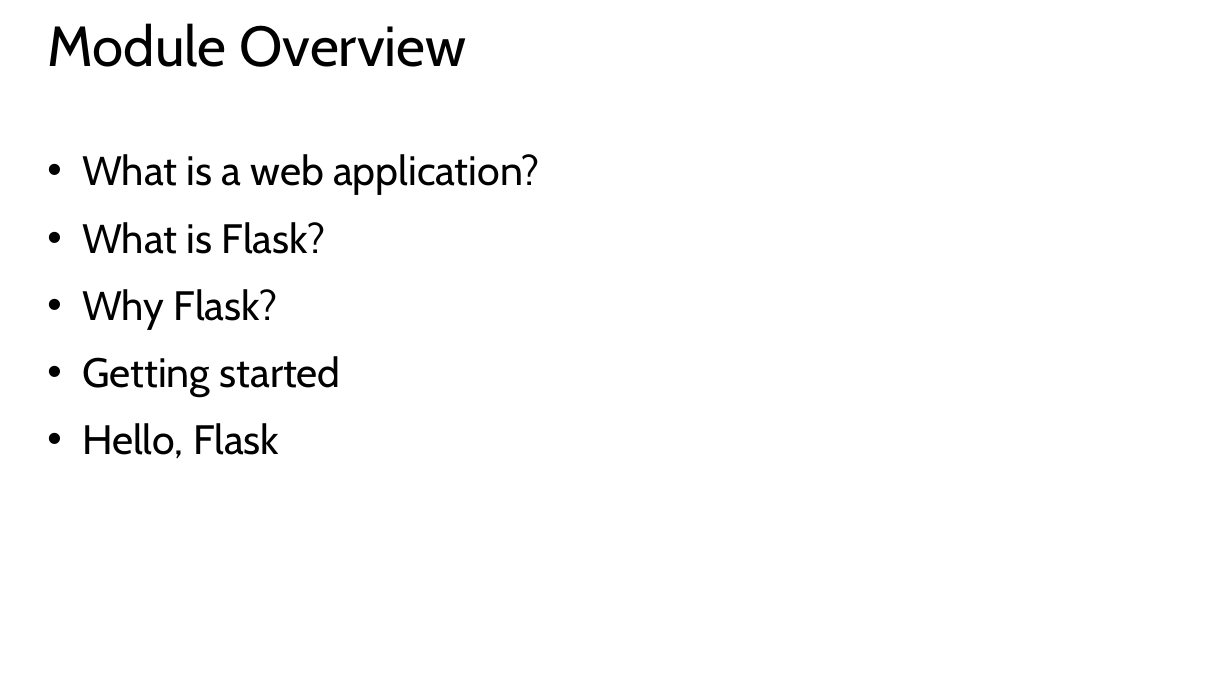
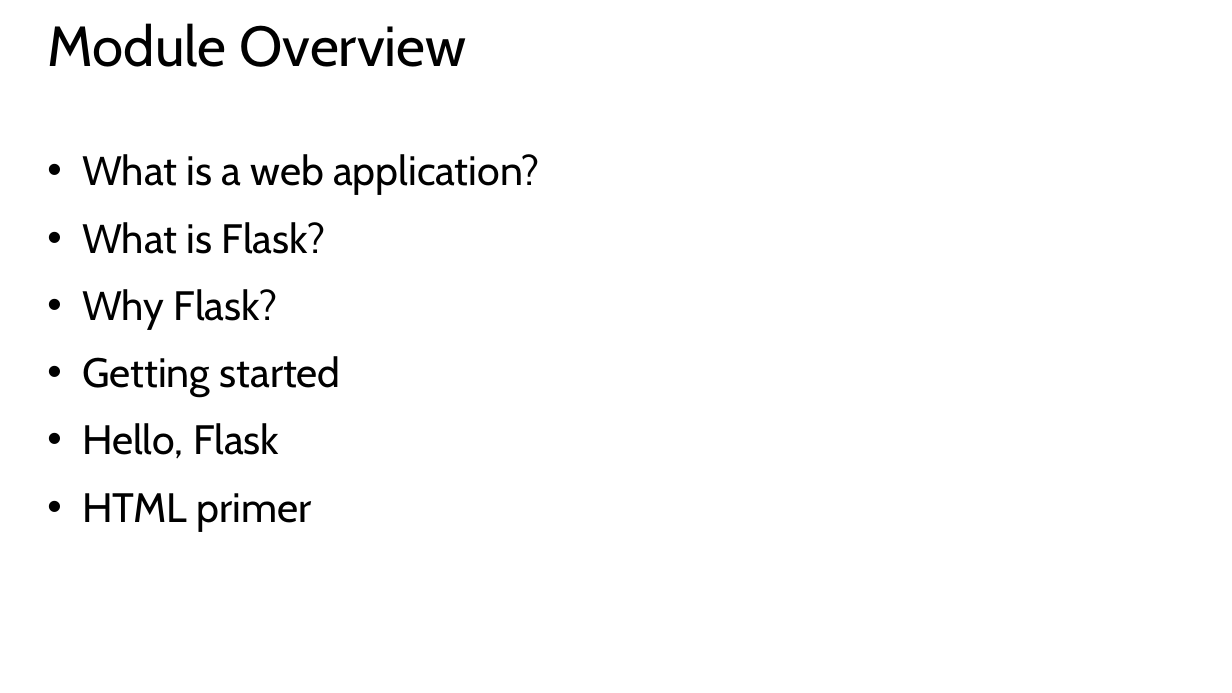
Before and after one commit to GeekTrainer/Flask, a slide deck: slide 8 of Slides/Module 1 - Introduction to Flask.pptx. Drawn at 1232x693 pixels with LibreOffice and Linux fonts; fonts in the diff are those of the drawing. Boxes give left, top, right and bottom in pixels: in the first picture for what was removed or moved away, otherwise in the second. Text is boxed around its words. In the diff, an @@ line names an element or a change of style, - is before the commit and + after.

```diff
--- a/Slides/Module 1 - Introduction to Flask.pptx
+++ b/Slides/Module 1 - Introduction to Flask.pptx
@@ text at box(82, 493, 312, 532): paragraph added @@
+• HTML primer
```
Also in this commit, not shown: 10 slides added, 1 other file.
